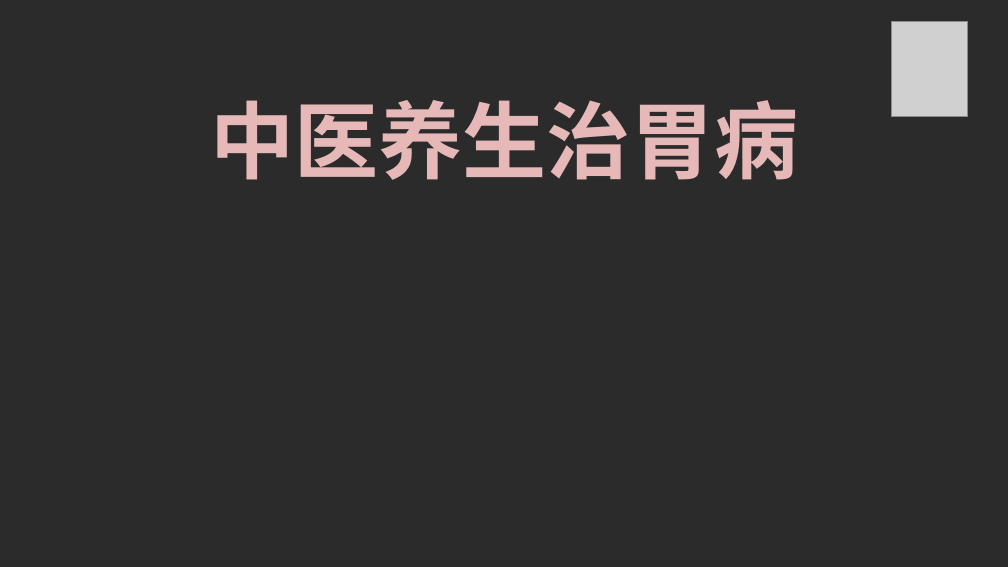
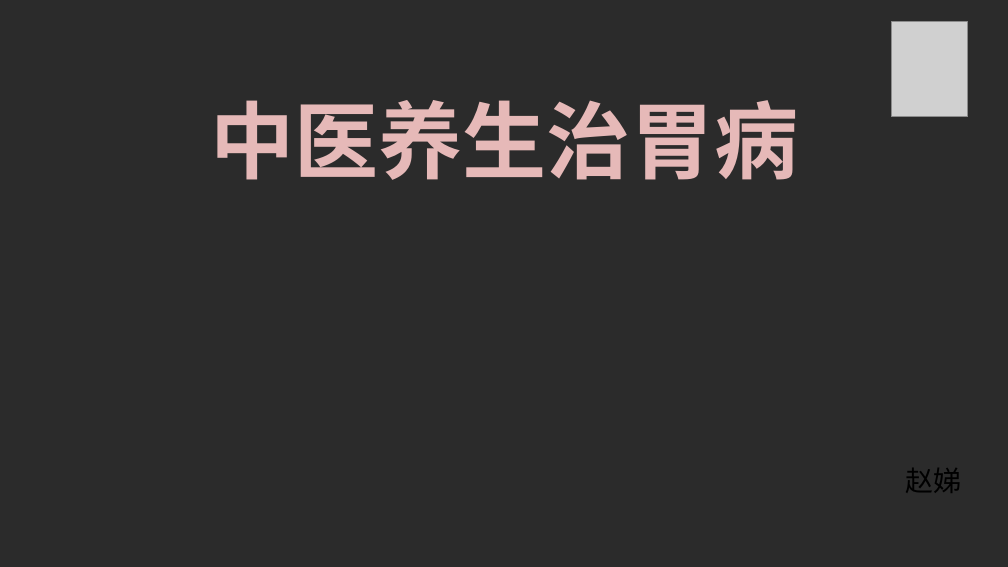
Before and after one commit to sdaulldd/PersonalWork, a slide deck: slide 1 of Document/中国风ppt模板-中医营养.pptx. Drawn at 1008x567 pixels with LibreOffice and Linux fonts; fonts in the diff are those of the drawing; grey boxes stand for pictures; background and template pictures are left out; a plain dark background stands for a picture behind light text. Boxes give left, top, right and bottom in pixels: in the first picture for what was removed or moved away, otherwise in the second. Text is boxed around its words. In the diff, an @@ line names an element or a change of style, - is before the commit and + after.

```diff
--- a/Document/中国风ppt模板-中医营养.pptx
+++ b/Document/中国风ppt模板-中医营养.pptx
@@ subtitle added at box(905, 468, 961, 493), 20 pt, text #000000 @@
+赵娣
```
Also in this commit, not shown: 4 other slides changed, 2 slides added.
